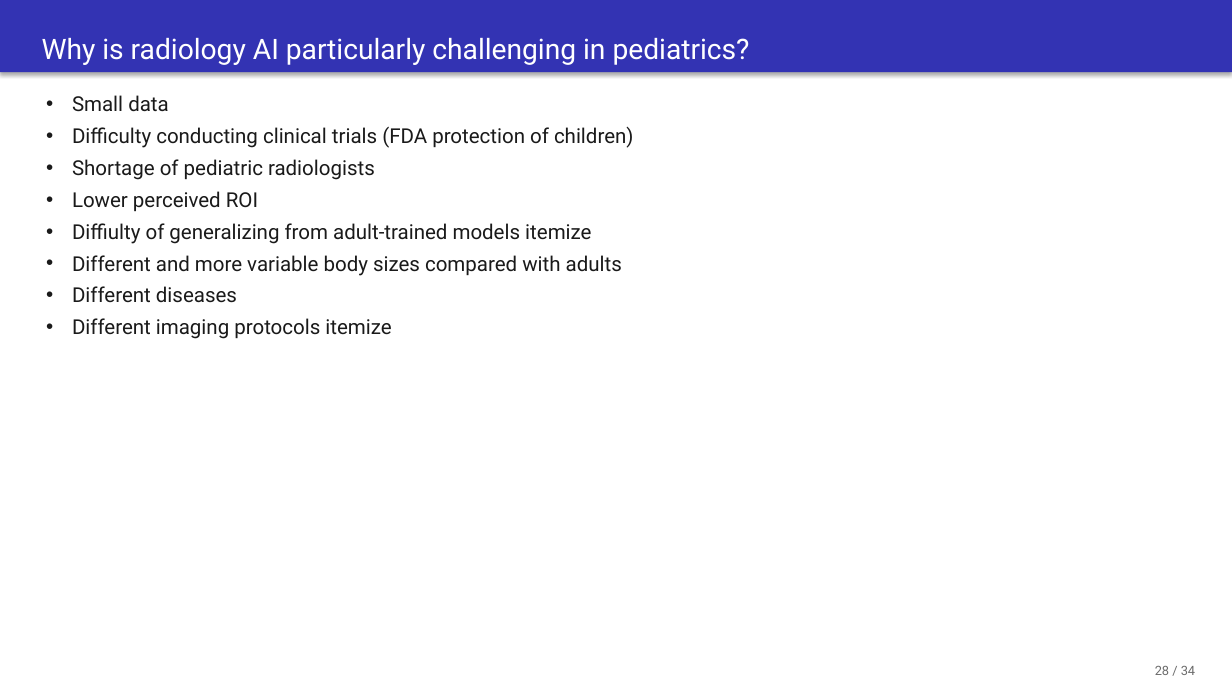
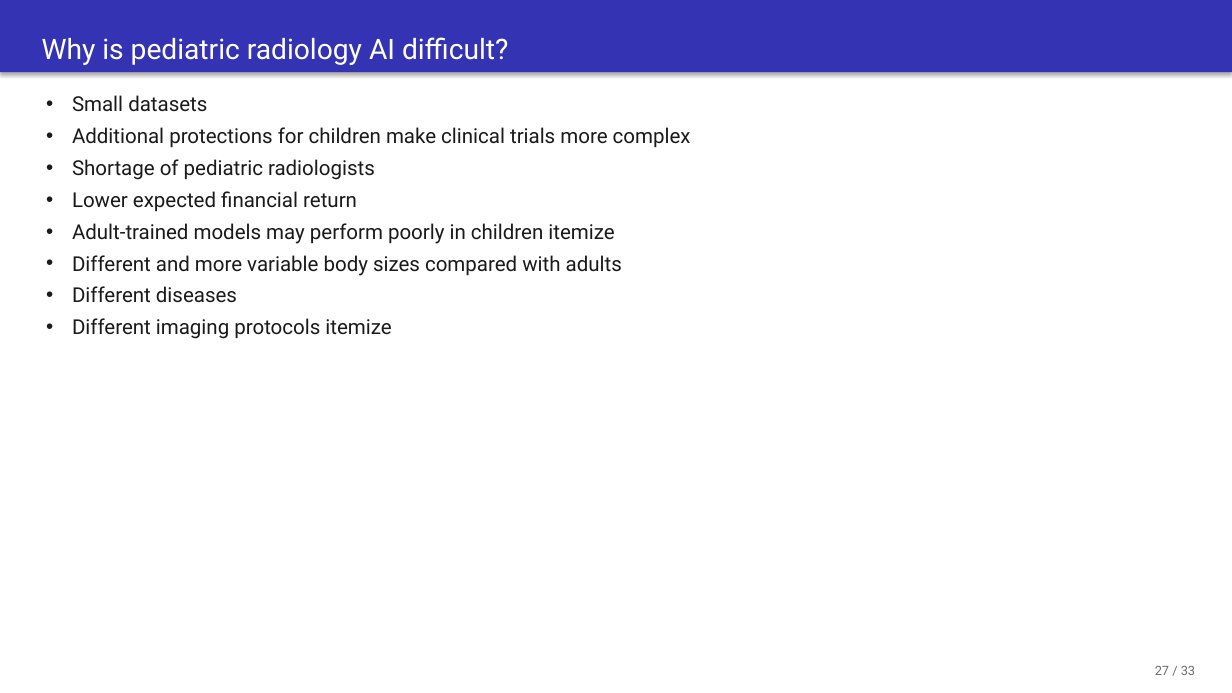
Before and after one commit to josephrich98/pediatric_radiology_ai, a slide deck: slide 58 of slides/pedrad_ai_slides.pptx (slide 59 before the commit). Drawn at 1232x693 pixels with LibreOffice and Linux fonts; fonts in the diff are those of the drawing. Boxes give left, top, right and bottom in pixels: in the first picture for what was removed or moved away, otherwise in the second. Text is boxed around its words. In the diff, an @@ line names an element or a change of style, - is before the commit and + after.

```diff
--- a/slides/pedrad_ai_slides.pptx
+++ b/slides/pedrad_ai_slides.pptx
@@ text in rectangle at <box>42,37,508,65</box>: text changed @@
-Why is radiology AI particularly challenging in pediatrics?
+Why is pediatric radiology AI difficult?
@@ text at <box>72,95,691,147</box>: text changed @@
-• Small data
-• Difficulty conducting clinical trials (FDA protection of children)
+• Small datasets
+• Additional protections for children make clinical trials more complex
@@ text at <box>72,191,614,244</box>: text changed @@
-• Lower perceived ROI
-• Diffiulty of generalizing from adult-trained models itemize
+• Lower expected financial return
+• Adult-trained models may perform poorly in children itemize
@@ text at <box>1155,666,1195,675</box>: text changed @@
-28 / 34
+27 / 33
```
Also in this commit, not shown: 37 other slides changed, 2 slides added, 1 slide removed, 3 other files.
